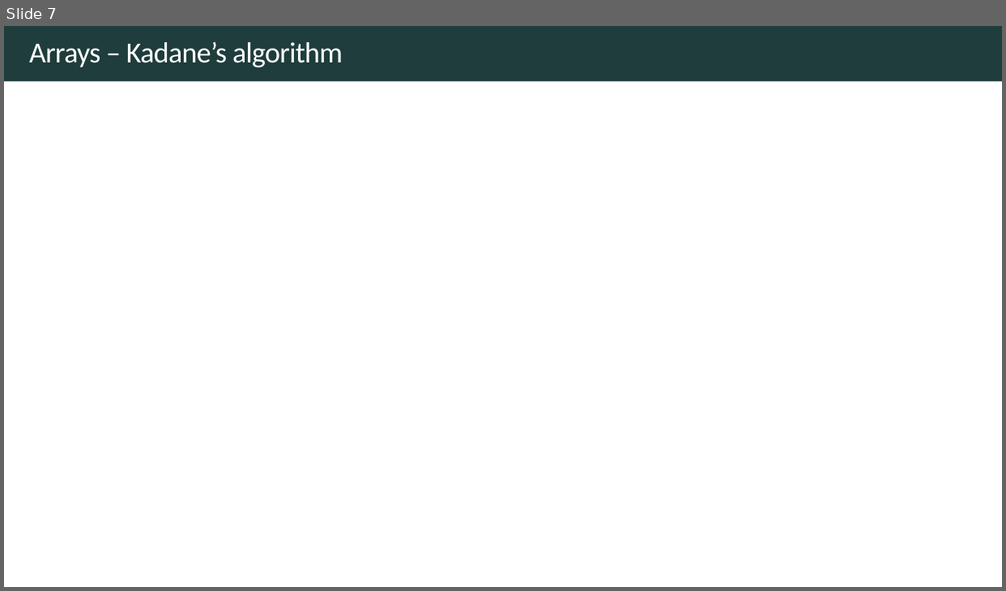
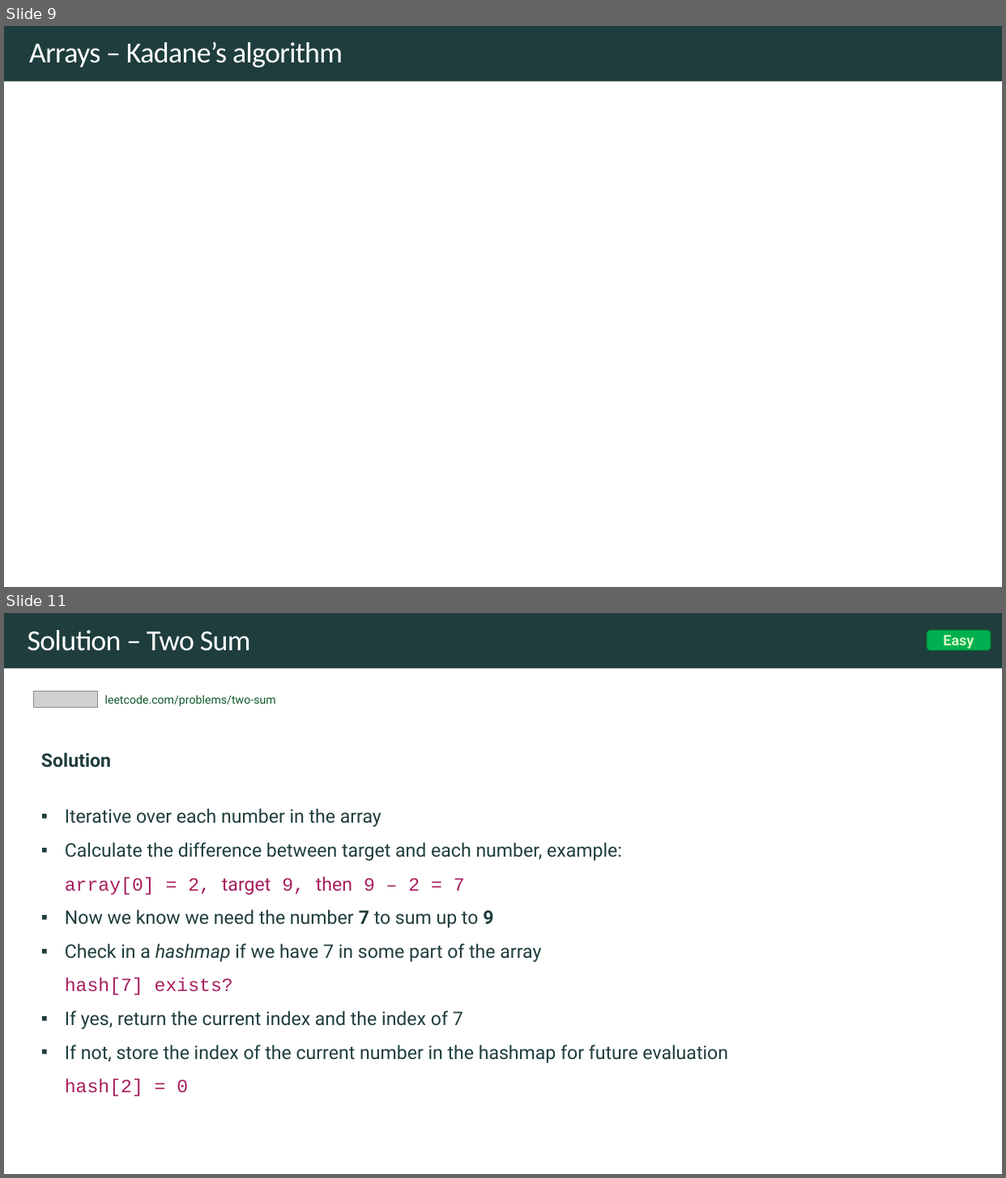
Before and after one commit to rfdavid/coding-interview-handbook-cpp, a slide deck: Algorithm and problem Solving Cheatsheet.pptm. Shown one above the other, each under a label of ours: slide 7 before the commit, slides 9 and 11 after it; the slides between them are not shown. The pictures are 1006x591 and 1006x1178 pixels, drawn with LibreOffice and Linux fonts; fonts in the diff are those of the drawing; grey boxes stand for pictures. Boxes give left, top, right and bottom in pixels: in the first picture for what was removed or moved away, otherwise in the second. Text is boxed around its words. In the diff, an @@ line names an element or a change of style, - is before the commit and + after.

```diff
--- a/Algorithm and problem Solving Cheatsheet.pptm
+++ b/Algorithm and problem Solving Cheatsheet.pptm
@@ slide 11 added at [4, 613, 1002, 1174], background #FFFFFF; not listed: 1 template element that a slide beside it also shows @@
@@ title added at [27, 630, 251, 651], 28 pt, text #FFFFFF @@
+Solution – Two Sum
@@ rounded rectangle added at [927, 629, 991, 650], fill #00B050, outline #0F5829 1 pt, 14 pt, text #D5F7BE, bold @@
+Easy
@@ picture added at [34, 691, 98, 707] @@
@@ text added at [105, 695, 276, 706], 11 pt, text #0F5829 @@
+leetcode.com/problems/two-sum
@@ text added at [41, 752, 728, 1097], 18 pt, text #1F3D3D @@
+Solution
+▪ Iterative over each number in the array
+▪ Calculate the difference between target and each number, example:
+  array[0] = 2, target 9, then 9 – 2 = 7
+▪ Now we know we need the number 7 to sum up to 9
+▪ Check in a hashmap if we have 7 in some part of the array
+  hash[7] exists?
+▪ If yes, return the current index and the index of 7
+▪ If not, store the index of the current number in the hashmap for future evaluation
+  hash[2] = 0
@@ what was slide 7 is now slide 9 @@
```
Also in this commit, not shown: 6 slides changed, 4 other slides added, 10 other files.
